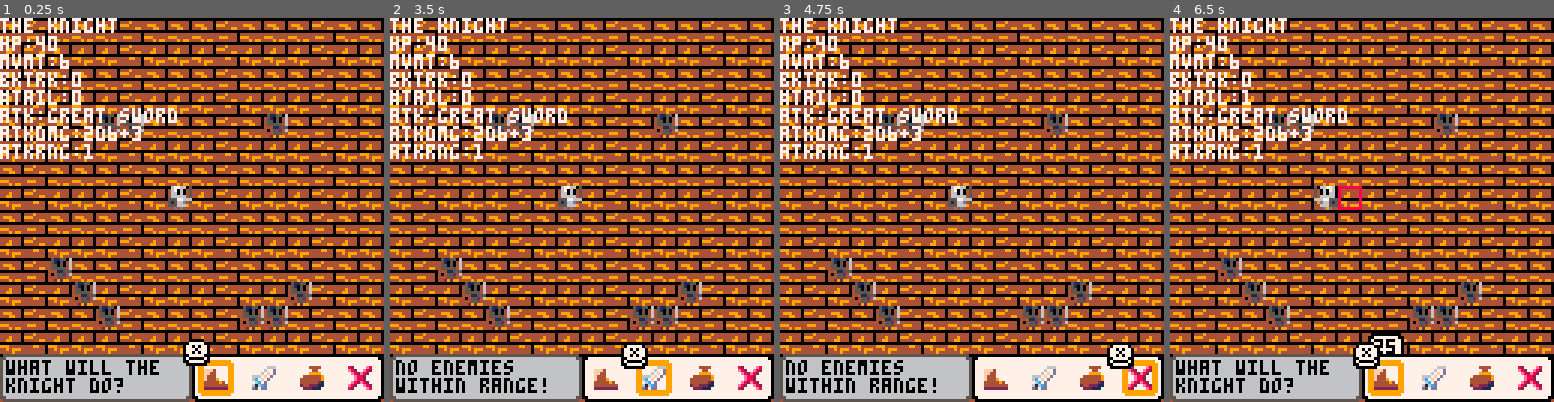
Above: before the commit, frames 1-4 (left to right).
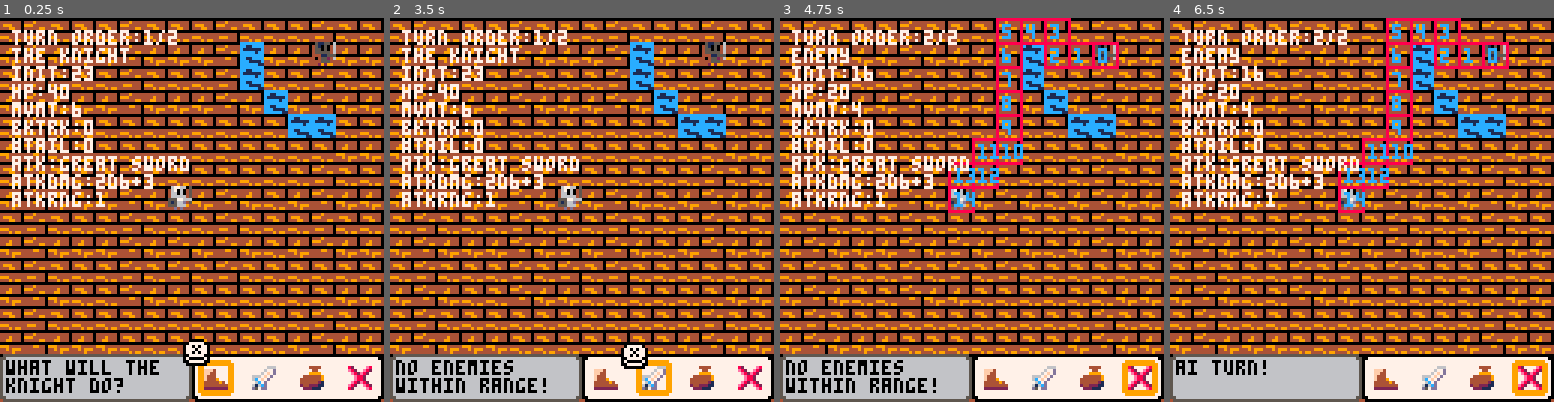
Above: after the commit, the same moments.

Repository: graphitical/d8-knight
Game: PICO-8 cartridge main.p8
Same seed, same stepped clock (60 frames per second), same inputs: the game is played once before the commit and once after it.
Inputs:
- Up to frame 1 (0.25 s): no input
- Up to frame 2 (3.5 s): tap O (Z key) at 0.33, 0.7, 1.43, 2.22, 3.1 s; tap X (X key) at 1.07, 2.07, 2.4, 2.73, 3.07, 3.4 s; hold Left 1.97-2.37 s; hold Down 2.42-2.82 s; hold Right from 2.87 s (still down)
- Up to frame 3 (4.75 s): release Right at 3.53 s; hold Up 3.58-4.08 s; tap X (X key) every 0.33 s from 3.73 to 4.73 s; tap O (Z key) at 3.98 s; hold Right 4.13-4.53 s; hold Down from 4.58 s (still down)
- Up to frame 4 (6.5 s): tap O (Z key) at 4.87, 5.75 s; tap X (X key) every 0.33 s from 5.07 to 6.4 s; release Down at 5.08 s; hold Left 5.13-5.8 s; hold Up 5.85-6.18 s; hold Left from 6.23 s (still down)

The runs differ from the first frame. In frame 1, 14% of the frame differs, in the area x 0-88%, y 0-88%; in frame 2, 14%; in frame 3, 17%; in frame 4, 20%, in the area x 0-99%, y 0-99%.

Commit message:
Implement A* for enemies and add enemy turns

Diff:
--- a/main.p8
+++ b/main.p8
@@ -14,6 +14,7 @@
   winds = {}
   floats={}
   debugs = {}
+  path = {}
 
 -- useful parameters
   T = 0
@@ -64,9 +65,17 @@
   for f in all(floats) do
     oprint(f.txt,f.x,f.y,f.c,0)
   end
-
-  print_char(chars[1],7)
-  -- if debug then
+  for i,p in ipairs(path) do
+    local x,y=8*p[1],8*p[2]
+    rect(x,y,x+8,y+8,8)
+    ?i-1,x+2,y+2,12
+  end
+
+
+  cursor(4,4)
+  color(7)
+  ?"turn order:"..pturn.."/"..#chars
+  print_char(chars[pturn])
   for d in all(debugs) do
     ?d
   end
@@ -423,7 +432,7 @@
   g.drw = cmbt_drw
 
 -- initiative order
-  order_initiative(chars)
+  order_chars()
   pturn = 1
   pcurr = chars[pturn]
 -- combat menu
@@ -460,13 +469,13 @@
   if (buttbuff<0) return
 
 -- menu selection
-  -- scroll lr through combat opts
+  -- scroll l/r through combat opts
   if buttbuff==0 or buttbuff==1 then
     wsel.s=(wsel.s+dirx[buttbuff+1])%#pcurr.opts
     wsel.x = wsel.cx+wsel.s*16
   end
 
-  --scroll ud through attack opts
+  --scroll u/d through attack opts
   if (buttbuff==2 or buttbuff==3)
      and wsel.s==1 then
       pcurr.atksel=(pcurr.atksel+diry[buttbuff+1])%#pcurr.atks
@@ -501,6 +510,7 @@
 
     -- end turn
     elseif wsel.s==3 then
+      end_turn(pcurr)
     end
   end
 
@@ -603,6 +613,22 @@
   buttbuff=-1
 end
 
+function end_turn(p)
+  p.tail = {}
+  p.bktrk = 0
+  p.num_attacks=2
+  pturn=pturn%#chars + 1
+  pcurr = chars[pturn]
+  if pcurr.type == 'en' then
+    g.upd = ai_turn_upd
+  end
+end
+
+function ai_turn_upd()
+  set_wind_msg(wtext,"ai turn!")
+  path = a_star(pcurr:i(),pcurr:j(),pc:i(),pc:j())
+
+end
 -- performs attack from actor atk
 -- to actor def
 function attack(atk,def)
@@ -657,11 +683,8 @@
 function can_move(p,di,dj)
   local newi = p:i()+di
   local newj = p:j()+dj
-  -- Is tile a "wall"?
-  local test = not is_tile(0,newi,newj)
-  -- Out of bounds?
-  test = test and (newi >= 0 and newi < m.w)
-  test = test and (newj >= 0 and newj < m.h)
+  -- check for wall and inbounds
+  local test = is_walkable(newi,newj)
   -- Do we have movement left?
   -- Only relevant for combat
   test = test and (p.mvmt - #p.tail - p.bktrk) > 0
@@ -679,6 +702,16 @@
   test = test and (get_actor(newi,newj) == nil)
 
   return test
+end
+
+function is_walkable(i,j)
+  local WALL = 0
+  return not is_tile(WALL,i,j) and in_bounds(i,j)
+end
+
+function in_bounds(i,j)
+  local ret = i>=0 and i<=m.w
+  return ret and j>=0 and j<=m.h
 end
 
 -- tracks/builds list of tail that
@@ -787,7 +820,149 @@
 -->8
 --tools
 
+-- finds shortest path from map coordinates
+-- (i0,j0) --> (i1,j1)
+-- https://gist.github.com/damienstanton/7de65065bf584a43f96a
+-- https://github.com/lattejed/a-star-lua/blob/master/a-star.lua
+function a_star(i0,j0,i1,j1,h)
+  h = h or dist
+  local start = {i0,j0}
+  local goal  = {i1,j1}
+  local closedset = {}
+  local openset   = {start}
+  local came_from = {}
+
+  local g_score, f_score = {}, {}
+  local istart = v2i(start)
+  g_score[istart] = 0
+  f_score[istart] = h(start,goal)
+
+  while #openset>0 and #openset<1000 do
+    -- get node in openset with lowest f_score
+    local current = lowest_f_score(openset, f_score)
+
+    if nodes_eq(current,goal) then
+      -- add(debugs,'goal found!')
+      local path = {current}
+      while not nodes_eq(current,start) do
+        current = came_from[v2i(current)]
+        add(path,current)
+      end
+      reverse(path)
+      return path
+    end
+
+    -- remove from openset and
+    -- move to closed set since
+    -- we're exploring it now
+    del(openset,current)
+    add(closedset,current)
+
+    -- generate cardinal direction
+    -- children
+    local neighbors = get_neighbors(current)
+    -- add(debugs,"#neighbors:"..#neighbors)
+    -- local neighbors = {}
+    -- for i=1,4 do
+    --   add(neighbors,{current[1]+dirx[i],current[2]+diry[i]})
+    -- end
+
+    for _,neighbor in pairs(neighbors) do
+      if not is_in(closedset, neighbor) then
+        local icurrent = v2i(current)
+        local tentative_g_score = g_score[icurrent] + 1
+        local ineighbor = v2i(neighbor)
+        if not is_in(openset, neighbor) or tentative_g_score < g_score[ineighbor] then
+          came_from[ineighbor] = current
+          g_score[ineighbor]   = tentative_g_score
+          f_score[ineighbor]   = tentative_g_score + h(neighbor,goal)
+          if not is_in(openset,neighbor) then
+            add(openset,neighbor)
+          end
+        end
+      end
+    end
+  -- add(debugs,"#openset:"..#openset)
+  end
+  return {}
+end
+
+-- vector to index and
+-- index to vector
+-- used to index 2d map indices
+-- into and out of arrays
+function v2i(v,W)
+  W = W or 128
+  return v[1]+v[2]*W
+end
+function i2v(i,W)
+  W = W or 128
+  return {i%W,i\W}
+end
+
+function get_neighbors(node)
+  local neighbors = {}
+  for i=1,4 do
+    local newi,newj=node[1]+dirx[i],node[2]+diry[i]
+    if (is_walkable(newi,newj)) add(neighbors,{newi,newj})
+  end
+  return neighbors
+end
+
+function is_in(nodes, query)
+  for _,node in pairs(nodes) do
+    if (nodes_eq(node,query)) return true
+  end
+  return false
+end
+
+function lowest_f_score(nodes, f_score)
+  local INF = 1/0
+  local lowest, bestnode = INF,nil
+  for _,node in pairs(nodes) do
+    local score = f_score[v2i(node)]
+    if score < lowest then
+      lowest,bestnode=score,node
+    end
+  end
+  return bestnode
+end
+-- checks if two nodes are the
+-- same. again this is needed
+-- because tables with same
+-- values are not == equal
+function nodes_eq(a,b)
+  return a[1]==b[1] and a[2]==b[2]
+end
+
+-- Calculates distance between
+-- two 2D points a and b. types are
+-- 'man': manhattan distance (l1-norm)
+-- 'euc': euclidean distance (l2-norm)
+function dist(a,b,type)
+  type = type or 'euc'
+  local dx,dy = (b[1]-a[1]),(b[2]-a[2])
+  if type=='euc' then
+    return sqrt(dx*dx+dy*dy)
+  elseif type=='man' then
+    return abs(dx) + abs(dy)
+  end
+  return nil
+end
+
+-- reverse an ordered list in place
+function reverse(list)
+  local n = #list
+  local i = 1
+  while i < n do
+    list[i],list[n] = list[n],list[i]
+    i+=1
+    n-=1
+  end
+end
+
 function bouncebutt(_b,_x,_y,_c1,_c2)
+  --           ⬅️     ➡️     ⬆️     ⬇️     🅾️     ❎
   local b = {"\139","\145","\148","\131","\142","\151"}
   _b = mid(0,_b,5)
   local bb = b[_b+1]
@@ -864,7 +1039,8 @@
 -- debugging tool
 function print_char(c,col)
   col = col or 0
-  ?c.name,0,0,col
+  ?c.name
+  ?"init:"..c.ini
   ?"hp:"..c.hp
   ?"mvmt:"..c.mvmt
   ?"bktrk:"..c.bktrk
@@ -996,14 +1172,26 @@
 
 -- sorts a list of actors by their
 -- initiative. simple insertion sort
-function order_initiative(a)
-  for i=1,#a do
+-- stores sorted list into chars
+function order_chars()
+  local c = {}
+  -- filter for characters
+  for a in all(actors) do
+    if a.type=='en' or a.type=='pc' then
+      add(c,a)
+    end
+  end
+
+  -- sort by init
+  for i=1,#c do
     local j = i
-    while (j > 1) and (a[j-1].ini < a[j].ini) do
-      a[j],a[j-1] = a[j-1],a[j]
+    while (j > 1) and (c[j-1].ini < c[j].ini) do
+      c[j],c[j-1] = c[j-1],c[j]
       j = j - 1
     end
   end
+
+  chars = c
 end
 
 --[[
@@ -1153,14 +1341,14 @@
 00000000000000000000000000000000000000000000000000000000000000000000000000000000000000000000000000000000000000000000000000000000
 00000000000000000000000000000000000000000000000000000000000000000000000000000000000000000000000000000000000000000000000000000000
 00000000000000000000000000000000000000000000000000000000000000000000000000000000000000000000000000000000000000000000000000000000
-000000000000000700000000000000000000000000000000000000000000000000000000000000000000000000000000000000000000066600044440820000e8
-000000000000077700000000000000000000000000000000000000000000000000000000000000000000000000000000fff400000000677d00004400e8200e82
-000000000007770700000000000000000000000000000000000000000000000000000000000000000000000000000000ff44000000067f7d000999900e82e820
-000000000777000700000000000000000000000000000000000000000000000000000000000000000000000000000000f44400006667f7d00444444900e88200
-000000007700000700000000000000000000000000000000000000000000000000000000000000000000000000000000f44490006c7f7d004444444900e88200
-0000007770000007000000000000000000000000000000000000000000000000000000000000000000000000000000004444494006c7d000444444210e82e820
-00007770000000070000000000000000000000000000000000000000000000000000000000000000000000000000000044444444616cd00024422211e8200e82
-00077000000000070000000000000000000000000000000000000000000000000000000000000000000000000000000022222222d50dd00002221110820000e8
+00000000000000070000000000000000000000000000000000000000000000000000000000000000cccccccc00000000000000000000066600044440820000e8
+00000000000007770000000000000000000000000000000000000000000000000000000000000000cc11cccc00000000fff400000000677d00004400e8200e82
+00000000000777070000000000000000000000000000000000000000000000000000000000000000c111111c00000000ff44000000067f7d000999900e82e820
+00000000077700070000000000000000000000000000000000000000000000000000000000000000ccccc1cc00000000f44400006667f7d00444444900e88200
+00000000770000070000000000000000000000000000000000000000000000000000000000000000cccccccc00000000f44490006c7f7d004444444900e88200
+00000077700000070000000000000000000000000000000000000000000000000000000000000000cc11cccc000000004444494006c7d000444444210e82e820
+00007770000000070000000000000000000000000000000000000000000000000000000000000000ccc1111c0000000044444444616cd00024422211e8200e82
+00077000000000070000000000000000000000000000000000000000000000000000000000000000cccccc110000000022222222d50dd00002221110820000e8
 00777777777777770000000000000000000000000000000000000000000000000000000000000000000000000000000000000000000000660000000000000000
 0077000000000077000000000000000000000000000000000000000000000000000000000000000000000000000060000000b00000000f7d0000000000000000
 0077000000000070000000000000000000000000000000000000000000000000000000000000000000000000000066000000bb000000f9400000000000000000
@@ -1187,49 +1375,49 @@
 000000000000000700000000000000000000000000000000000000000000000000000000000004000444444050050000077e7700044e4400055e55000ccecc00
 __gff__
 0000010000000000000000000000000000000000000000000000000000000000000000000000000000000000000000000000000000000101000000000000000000000000000000000000000000000000000000000000000000000000000000000000000000000000000000000000000000000000000000000000000000000000
-0000000000000000000000000000000000000000000000000000000000000000000000000000000000000000000000000000000000000000000000000000000000000000000000000000000000000000000000000000000000000002020000000000000000000000000000000101010100000000000000000000000001010101
+0000000000000000000000000000000000000000000000000000000000000000000000000000000000000000000000000000000000000000000000000000000000000000000000000000010000000000000000000000000000000002020000000000000000000000000000000101010100000000000000000000000001010101
 __map__
+4041424343414243404142434041424300000000000000000000000000000000000000000000000000000000000000000000000000000000000000000000000000000000000000000000000000000000000000000000000000000000000000000000000000000000000000000000000000000000000000000000000000000000
+50515253505152535051ca53501e525300000000000000000000000000000000000000000000000000000000000000000000000000000000000000000000000000000000000000000000000000000000000000000000000000000000000000000000000000000000000000000000000000000000000000000000000000000000
+60616263606162636061ca636061626300000000000000000000000000000000000000000000000000000000000000000000000000000000000000000000000000000000000000000000000000000000000000000000000000000000000000000000000000000000000000000000000000000000000000000000000000000000
+7071727370717273707172ca7071727300000000000000000000000000000000000000000000000000000000000000000000000000000000000000000000000000000000000000000000000000000000000000000000000000000000000000000000000000000000000000000000000000000000000000000000000000000000
+404142434040404040404040caca424300000000000000000000000000000000000000000000000000000000000000000000000000000000000000000000000000000000000000000000000000000000000000000000000000000000000000000000000000000000000000000000000000000000000000000000000000000000
+5051404040404343434343434040525300000000000000000000000000000000000000000000000000000000000000000000000000000000000000000000000000000000000000000000000000000000000000000000000000000000000000000000000000000000000000000000000000000000000000000000000000000000
+6061626360614343434343436061626300000000000000000000000000000000000000000000000000000000000000000000000000000000000000000000000000000000000000000000000000000000000000000000000000000000000000000000000000000000000000000000000000000000000000000000000000000000
+7071727370715373707172437071727300000000000000000000000000000000000000000000000000000000000000000000000000000000000000000000000000000000000000000000000000000000000000000000000000000000000000000000000000000000000000000000000000000000000000000000000000000000
 4041424340414243404142434041424300000000000000000000000000000000000000000000000000000000000000000000000000000000000000000000000000000000000000000000000000000000000000000000000000000000000000000000000000000000000000000000000000000000000000000000000000000000
-5051525350515253505152535051525300000000000000000000000000000000000000000000000000000000000000000000000000000000000000000000000000000000000000000000000000000000000000000000000000000000000000000000000000000000000000000000000000000000000000000000000000000000
-6061626360616263606162636061626300000000000000000000000000000000000000000000000000000000000000000000000000000000000000000000000000000000000000000000000000000000000000000000000000000000000000000000000000000000000000000000000000000000000000000000000000000000
-7071727370717273707172737071727300000000000000000000000000000000000000000000000000000000000000000000000000000000000000000000000000000000000000000000000000000000000000000000000000000000000000000000000000000000000000000000000000000000000000000000000000000000
-404142431e1e42434041421e4041424300000000000000000000000000000000000000000000000000000000000000000000000000000000000000000000000000000000000000000000000000000000000000000000000000000000000000000000000000000000000000000000000000000000000000000000000000000000
-5051525350515253505152535051525300000000000000000000000000000000000000000000000000000000000000000000000000000000000000000000000000000000000000000000000000000000000000000000000000000000000000000000000000000000000000000000000000000000000000000000000000000000
-6061626360616263606162636061626300000000000000000000000000000000000000000000000000000000000000000000000000000000000000000000000000000000000000000000000000000000000000000000000000000000000000000000000000000000000000000000000000000000000000000000000000000000
-7071727370717273707172737071727300000000000000000000000000000000000000000000000000000000000000000000000000000000000000000000000000000000000000000000000000000000000000000000000000000000000000000000000000000000000000000000000000000000000000000000000000000000
-4041424340414243404142434041424300000000000000000000000000000000000000000000000000000000000000000000000000000000000000000000000000000000000000000000000000000000000000000000000000000000000000000000000000000000000000000000000000000000000000000000000000000000
-5051525350515253505152535051525300000000000000000000000000000000000000000000000000000000000000000000000000000000000000000000000000000000000000000000000000000000000000000000000000000000000000000000000000000000000000000000000000000000000000000000000000000000
-60611e6360616263606162636061626300000000000000000000000000000000000000000000000000000000000000000000000000000000000000000000000000000000000000000000000000000000000000000000000000000000000000000000000000000000000000000000000000000000000000000000000000000000
-7071721e70717273707172731e71727300000000000000000000000000000000000000000000000000000000000000000000000000000000000000000000000000000000000000000000000000000000000000000000000000000000000000000000000000000000000000000000000000000000000000000000000000000000
-404142431e41424340411e1e4041424300000000000000000000000000000000000000000000000000000000000000000000000000000000000000000000000000000000000000000000000000000000000000000000000000000000000000000000000000000000000000000000000000000000000000000000000000000000
-5051525350515253505152535051525300000000000000000000000000000000000000000000000000000000000000000000000000000000000000000000000000000000000000000000000000000000000000000000000000000000000000000000000000000000000000000000000000000000000000000000000000000000
-6061626360616263606162636061626300000000000000000000000000000000000000000000000000000000000000000000000000000000000000000000000000000000000000000000000000000000000000000000000000000000000000000000000000000000000000000000000000000000000000000000000000000000
-7071727370717273707172737071727300000000000000000000000000000000000000000000000000000000000000000000000000000000000000000000000000000000000000000000000000000000000000000000000000000000000000000000000000000000000000000000000000000000000000000000000000000000
-…(28 lines of a section not shown)…
+5051525350515241505152435051525300000000000000000000000000000000000000000000000000000000000000000000000000000000000000000000000000000000000000000000000000000000000000000000000000000000000000000000000000000000000000000000000000000000000000000000000000000000
+6061406360616241606162436040626300000000000000000000000000000000000000000000000000000000000000000000000000000000000000000000000000000000000000000000000000000000000000000000000000000000000000000000000000000000000000000000000000000000000000000000000000000000
+7071724040717273404040404040727300000000000000000000000000000000000000000000000000000000000000000000000000000000000000000000000000000000000000000000000000000000000000000000000000000000000000000000000000000000000000000000000000000000000000000000000000000000
+4041424340404243404040404041424300000000000000000000000000000000000000000000000000000000000000000000000000000000000000000000000000000000000000000000000000000000000000000000000000000000000000000000000000000000000000000000000000000000000000000000000000000000
+5051525350404040404040405051525300000000000000000000000000000000000000000000000000000000000000000000000000000000000000000000000000000000000000000000000000000000000000000000000000000000000000000000000000000000000000000000000000000000000000000000000000000000
+6061626360616240404062636061626300000000000000000000000000000000000000000000000000000000000000000000000000000000000000000000000000000000000000000000000000000000000000000000000000000000000000000000000000000000000000000000000000000000000000000000000000000000
+7071727370717273704072737071727300000000000000000000000000000000000000000000000000000000000000000000000000000000000000000000000000000000000000000000000000000000000000000000000000000000000000000000000000000000000000000000000000000000000000000000000000000000
+…(28 lines of a section not shown)…
